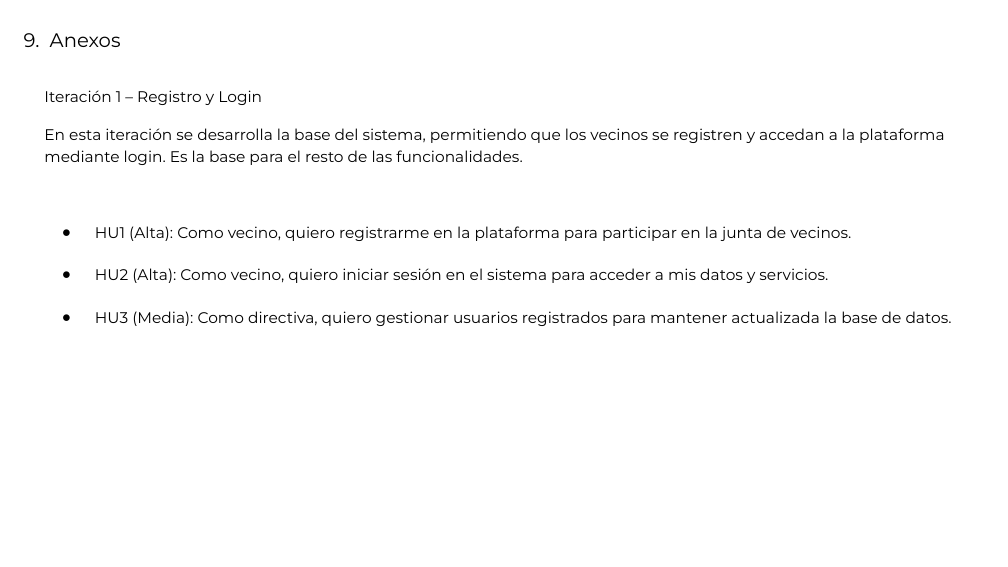
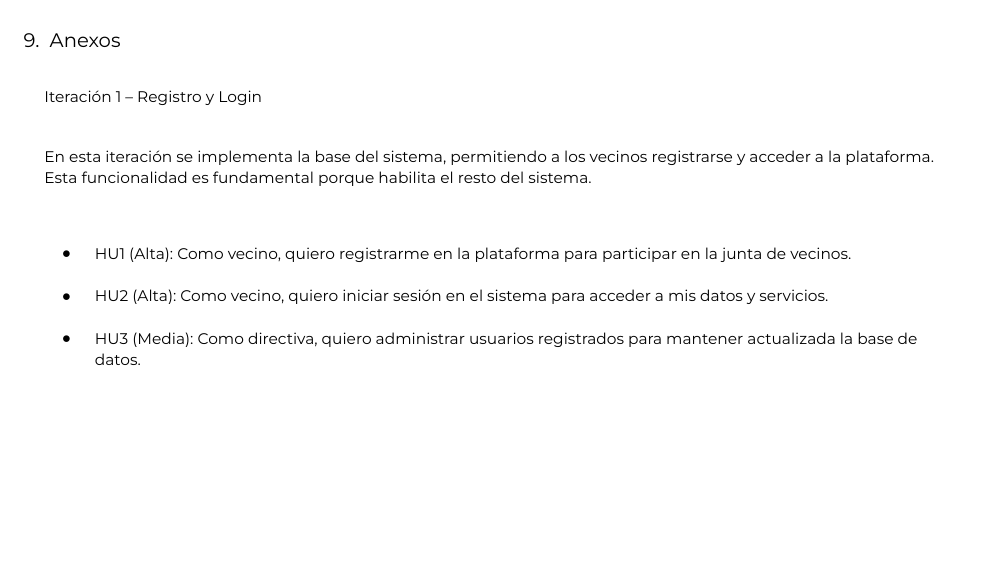
Before and after one commit to mauriciopinavalenzuela/CAPSTONE, a slide deck: slide 12 of DOCUMENTOS FASE1/evidencias grupales/Presentación_Proyecto.pptx. Drawn at 1008x567 pixels with LibreOffice and Linux fonts; fonts in the diff are those of the drawing. Boxes give left, top, right and bottom in pixels: in the first picture for what was removed or moved away, otherwise in the second. Text is boxed around its words. In the diff, an @@ line names an element or a change of style, - is before the commit and + after.

```diff
--- a/DOCUMENTOS FASE1/evidencias grupales/Presentación_Proyecto.pptx
+++ b/DOCUMENTOS FASE1/evidencias grupales/Presentación_Proyecto.pptx
@@ text at [44, 150, 934, 186]: text changed @@
-En esta iteración se desarrolla la base del sistema, permitiendo que los vecinos se registren y accedan a la plataforma mediante login. Es la base para el resto de las funcionalidades.
+En esta iteración se implementa la base del sistema, permitiendo a los vecinos registrarse y acceder a la plataforma. Esta funcionalidad es fundamental porque habilita el resto del sistema.
@@ text at [95, 332, 918, 365]: text changed @@
-● HU3 (Media): Como directiva, quiero gestionar usuarios registrados para mantener actualizada la base de datos.
+● HU3 (Media): Como directiva, quiero administrar usuarios registrados para mantener actualizada la base de datos.
```
Also in this commit, not shown: 11 other slides changed, 3 other files.
